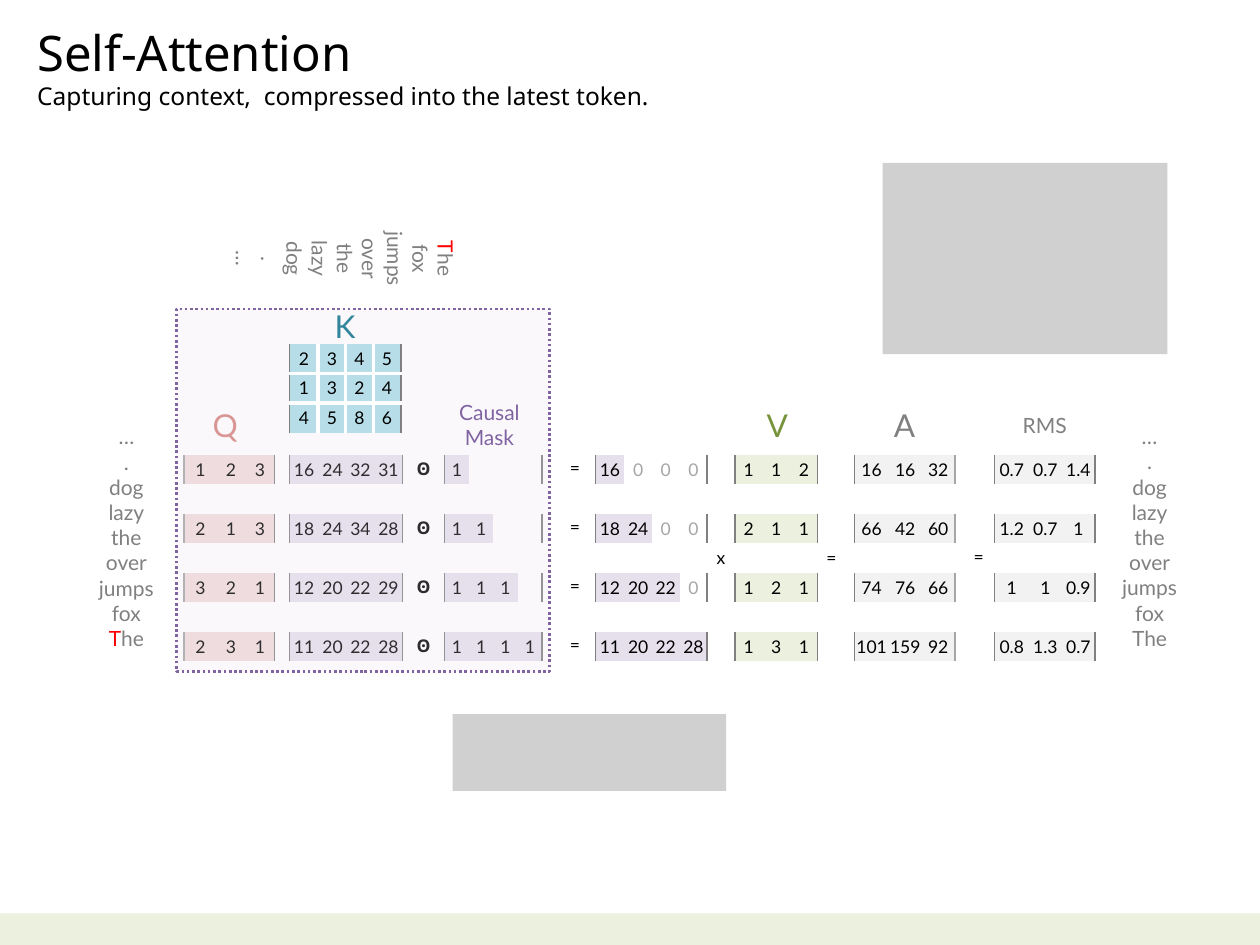
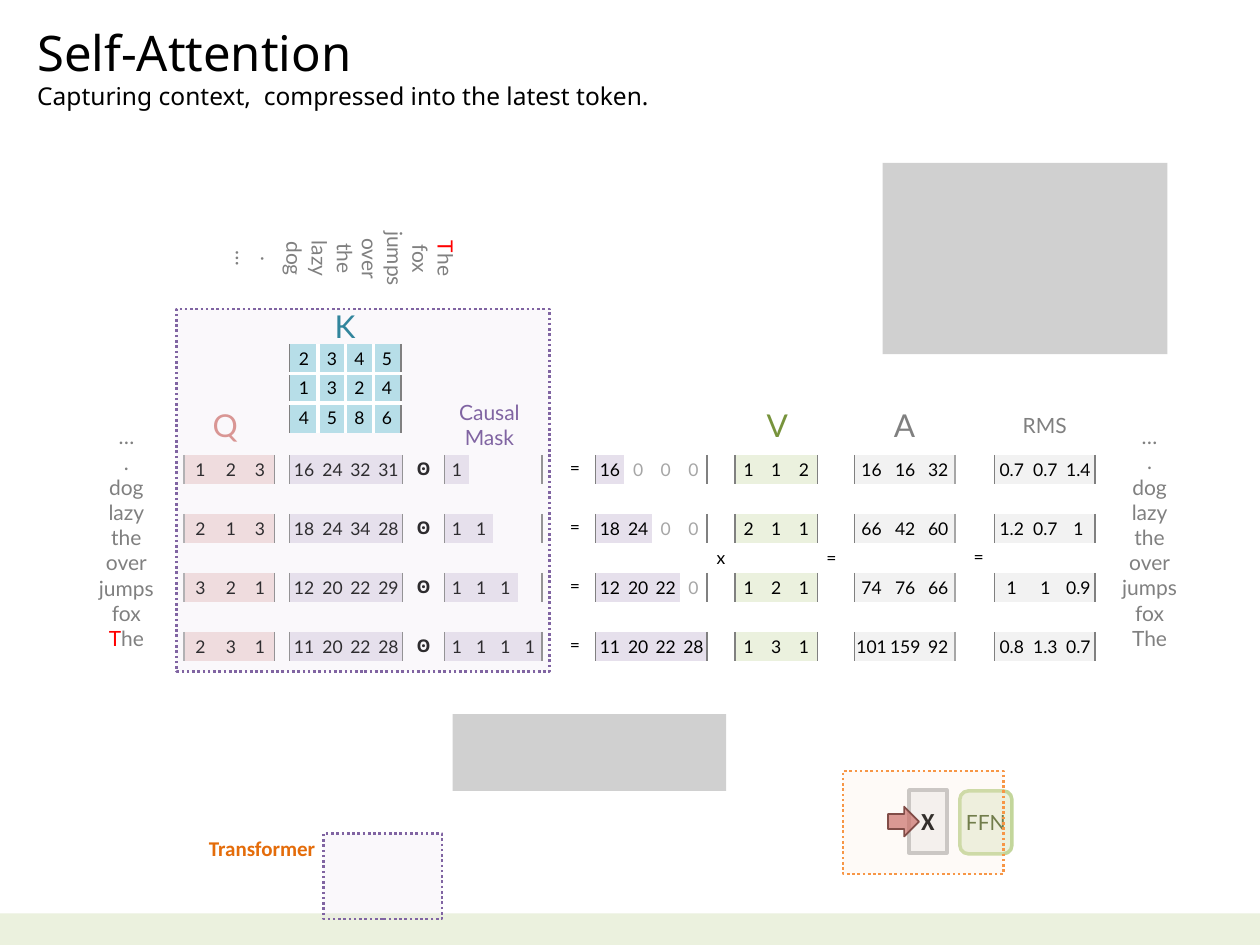
Before and after one commit to navibator/crazy-ai, a slide deck: slide 11 of ai-gemma.pptx (slide 13 before the commit). Drawn at 1260x945 pixels with LibreOffice and Linux fonts; fonts in the diff are those of the drawing; grey boxes stand for pictures. Boxes give left, top, right and bottom in pixels: in the first picture for what was removed or moved away, otherwise in the second. Text is boxed around its words. In the diff, an @@ line names an element or a change of style, - is before the commit and + after.

```diff
--- a/ai-gemma.pptx
+++ b/ai-gemma.pptx
@@ rectangle added at (843, 771, 1003, 874), fill #FDEADA at 20% opacity, outline #F79646 1.5 pt dashed @@
@@ down arrow added at (888, 807, 919, 837), fill #C0504D at 70% opacity, outline #632523 1 pt @@
@@ rectangle added at (908, 790, 946, 853), fill #F2F2F2, outline #BFBFBF 2 pt, 14 pt, text #000000, bold @@
+X
@@ rounded rectangle added at (960, 791, 1012, 854), fill #EBF1DE, outline #C3D69B 2 pt, 12 pt, text #4F6228 @@
+FFN
@@ rectangle added at (324, 834, 442, 920), fill #E6E0EC at 20% opacity, outline #8064A2 1.5 pt dashed @@
@@ text added at (209, 841, 315, 856), 12 pt, text #E46C0A, bold @@
+Transformer
```
Also in this commit, not shown: 5 other slides changed, 1 slide added, 3 slides removed, 1 other file.
